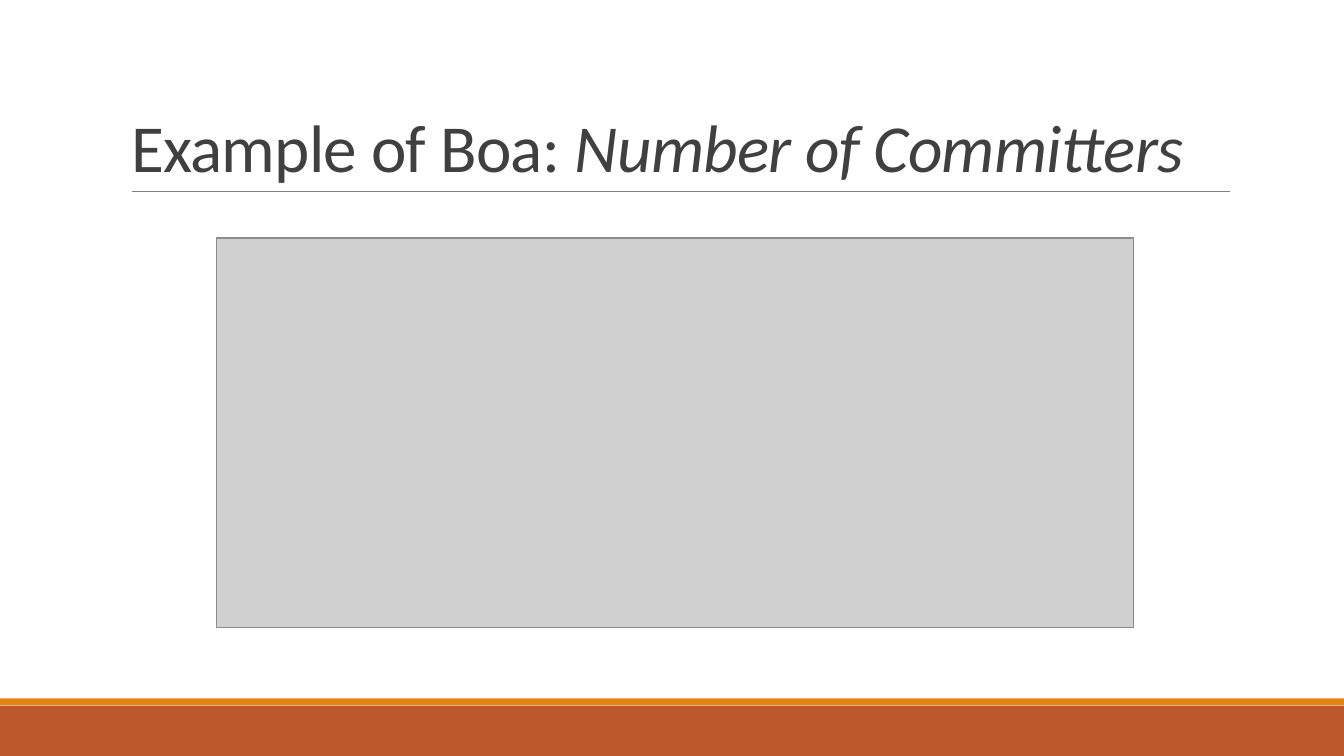
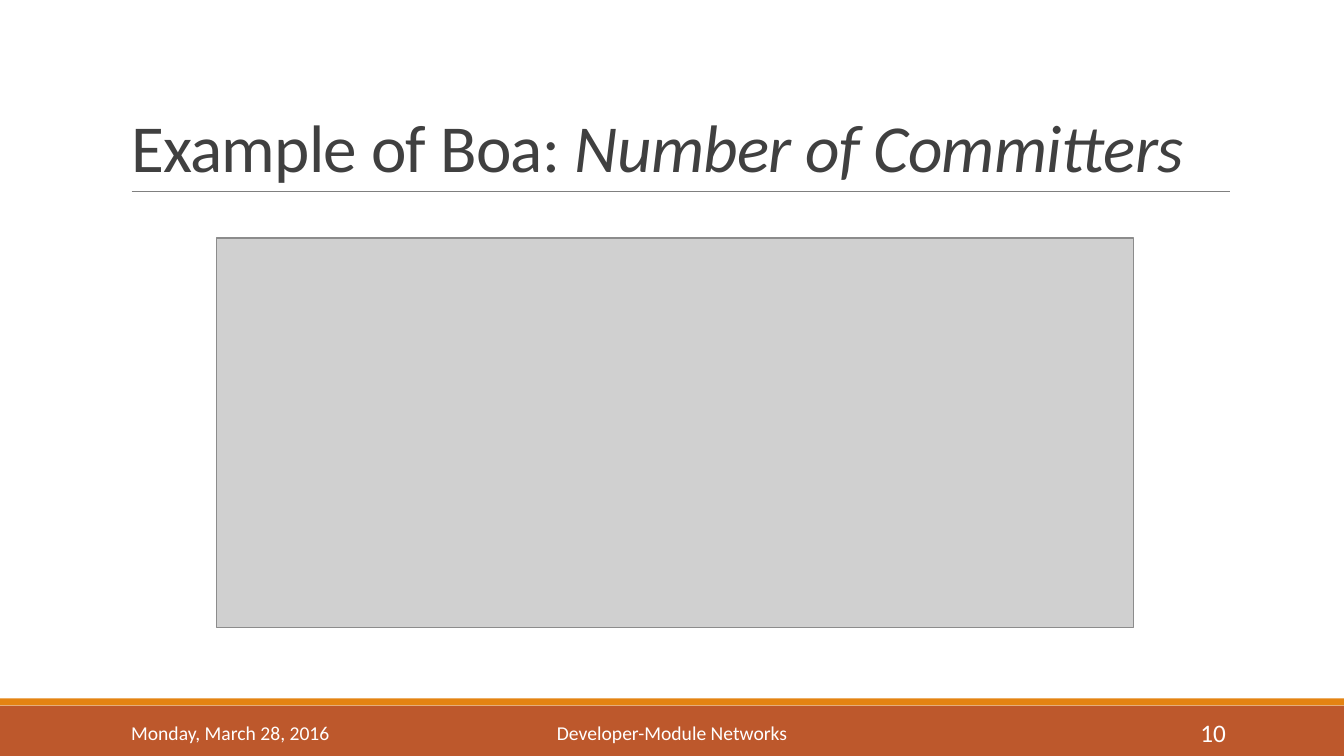
Before and after one commit to bmuscede/NetworkMine, a slide deck: slide 10 of Final-Presentation/Presentation.pptx (slide 9 before the commit). Drawn at 1344x756 pixels with LibreOffice and Linux fonts; fonts in the diff are those of the drawing; grey boxes stand for pictures. Boxes give left, top, right and bottom in pixels: in the first picture for what was removed or moved away, otherwise in the second. Text is boxed around its words. In the diff, an @@ line names an element or a change of style, - is before the commit and + after.

```diff
--- a/Final-Presentation/Presentation.pptx
+++ b/Final-Presentation/Presentation.pptx
@@ text added at [131, 726, 330, 743], 14 pt, text #FFFFFF @@
+Monday, March 28, 2016
@@ text added at [557, 726, 787, 743], 14 pt, text #FFFFFF @@
+Developer-Module Networks
@@ page number added at [1200, 725, 1226, 742], 18 pt, text #FFFFFF @@
+10
```
Also in this commit, not shown: 18 other slides changed, 4 slides added, 1 slide removed, 17 other files.
